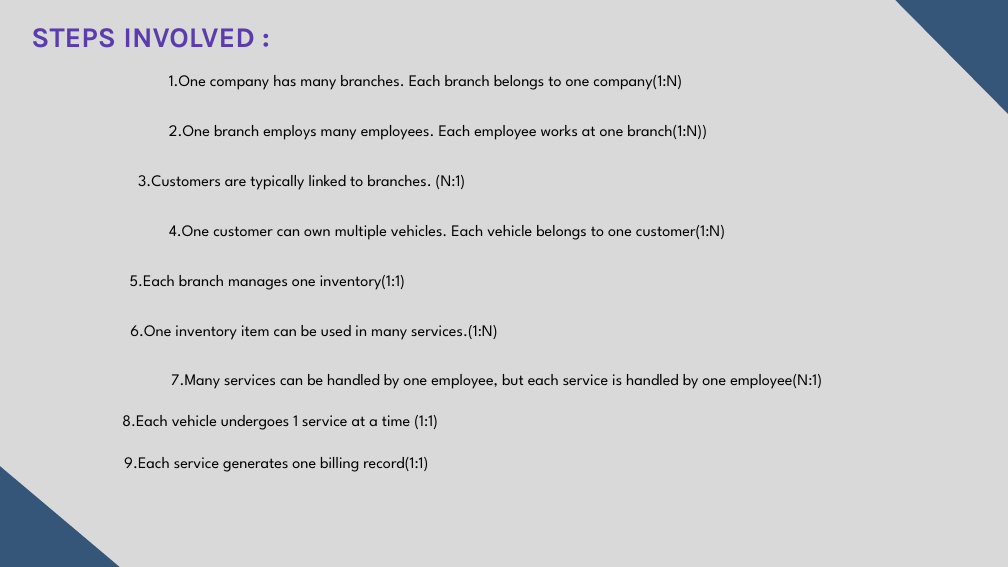
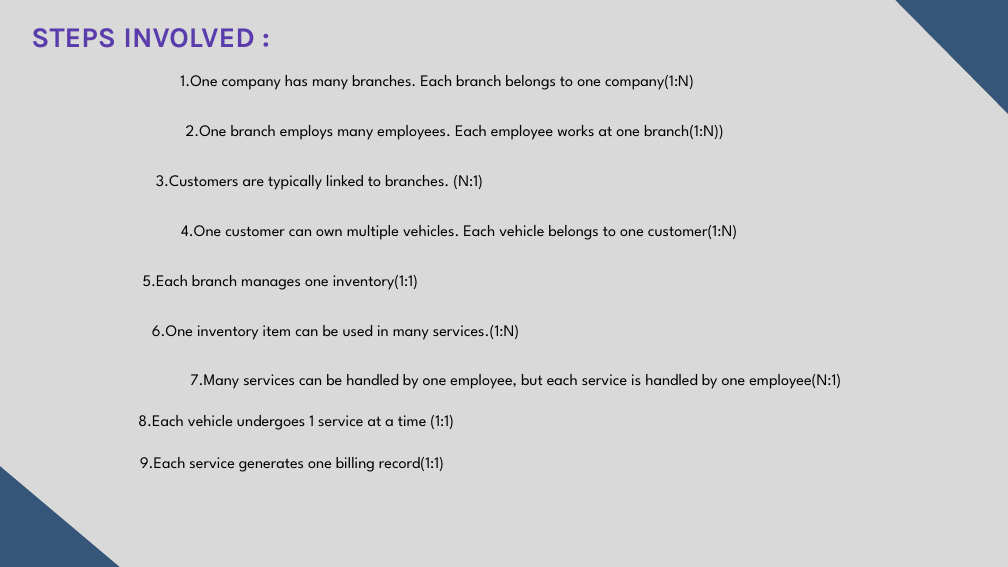
Before and after one commit to Jothikumargunasekar/Vehicle-Service-Center, a slide deck: slide 2 of vehicle service center.pptx. Drawn at 1008x567 pixels with LibreOffice and Linux fonts; fonts in the diff are those of the drawing. Boxes give left, top, right and bottom in pixels: in the first picture for what was removed or moved away, otherwise in the second. Text is boxed around its words. In the diff, an @@ line names an element or a change of style, - is before the commit and + after.

```diff
--- a/vehicle service center.pptx
+++ b/vehicle service center.pptx
@@ text "1.One company has many branches. ...": place and size @@
-text "1.One company has many branches. ..." at <box>169,75,682,90</box>
+text "1.One company has many branches. ..." at <box>180,75,694,90</box>
@@ text "2.One branch employs many employees. ...": place and size @@
-text "2.One branch employs many employees. ..." at <box>169,125,707,140</box>
+text "2.One branch employs many employees. ..." at <box>186,125,724,140</box>
@@ text "3.Customers are typically linked to ...": place and size @@
-text "3.Customers are typically linked to ..." at <box>138,175,466,190</box>
+text "3.Customers are typically linked to ..." at <box>156,175,483,190</box>
@@ text "4.One customer can own multiple ...": place and size @@
-text "4.One customer can own multiple ..." at <box>169,225,725,240</box>
+text "4.One customer can own multiple ..." at <box>181,225,737,240</box>
@@ text "5.Each branch manages one inventory(1:1)": place and size @@
-text "5.Each branch manages one inventory(1:1)" at <box>130,275,405,290</box>
+text "5.Each branch manages one inventory(1:1)" at <box>143,275,418,290</box>
@@ text "6.One inventory item can be ...": place and size @@
-text "6.One inventory item can be ..." at <box>130,325,497,340</box>
+text "6.One inventory item can be ..." at <box>152,325,519,340</box>
@@ text "7.Many services can be handled ...": place and size @@
-text "7.Many services can be handled ..." at <box>171,374,822,389</box>
+text "7.Many services can be handled ..." at <box>190,374,841,389</box>
@@ text "8.Each vehicle undergoes 1 service ...": place and size @@
-text "8.Each vehicle undergoes 1 service ..." at <box>122,415,438,430</box>
+text "8.Each vehicle undergoes 1 service ..." at <box>138,415,454,430</box>
@@ text "9.Each service generates one billing ...": place and size @@
-text "9.Each service generates one billing ..." at <box>124,457,428,472</box>
+text "9.Each service generates one billing ..." at <box>140,457,444,472</box>
```
Also in this commit, not shown: 3 other slides changed.
